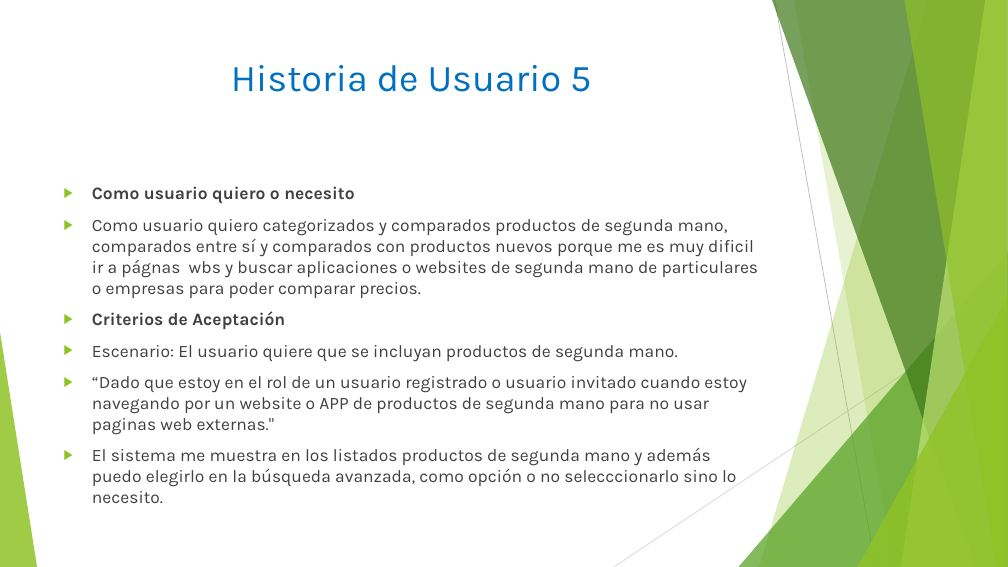
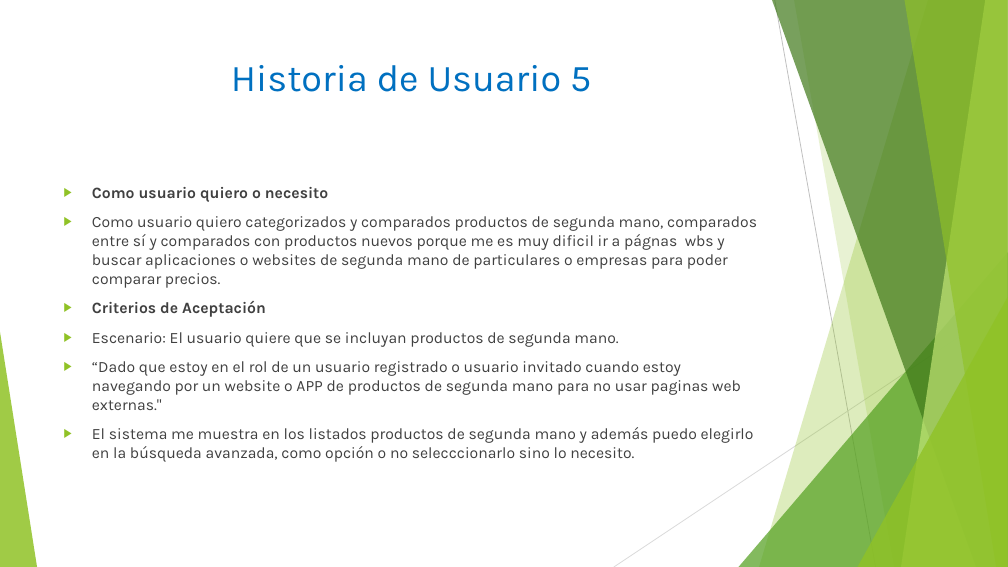
Before and after one commit to Eugenio199226/Ahorrando-Ando, a slide deck: slide 6 of Documentacion/historias de usuario/Criterios de Aceptación/Criterios de Aceptación.pptx. Drawn at 1008x567 pixels with LibreOffice and Linux fonts; fonts in the diff are those of the drawing. Boxes give left, top, right and bottom in pixels: in the first picture for what was removed or moved away, otherwise in the second. Text is boxed around its words. In the diff, an @@ line names an element or a change of style, - is before the commit and + after.

Commit message:
criterios

```diff
--- a/Documentacion/historias de usuario/Criterios de Aceptación/Criterios de Aceptación.pptx
+++ b/Documentacion/historias de usuario/Criterios de Aceptación/Criterios de Aceptación.pptx
@@ text "Como usuario quiero o necesito" at <box>92,187,757,462</box>: size 16.6 to 15 pt @@
```
Also in this commit, not shown: 3 other slides changed.
